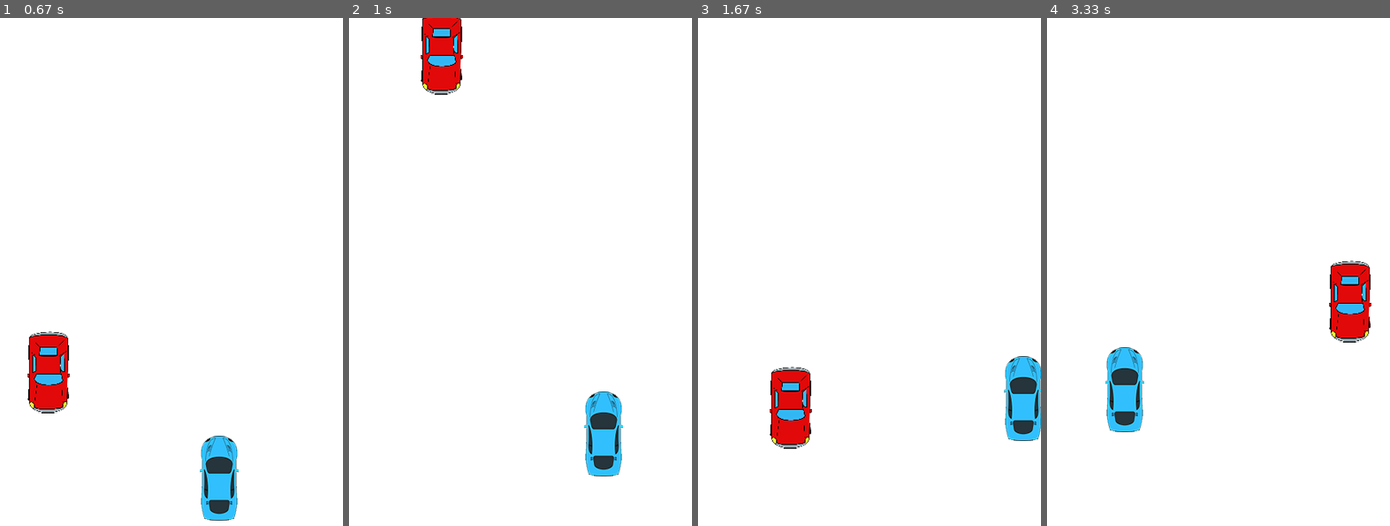
Above: before the commit, frames 1-4 (left to right).
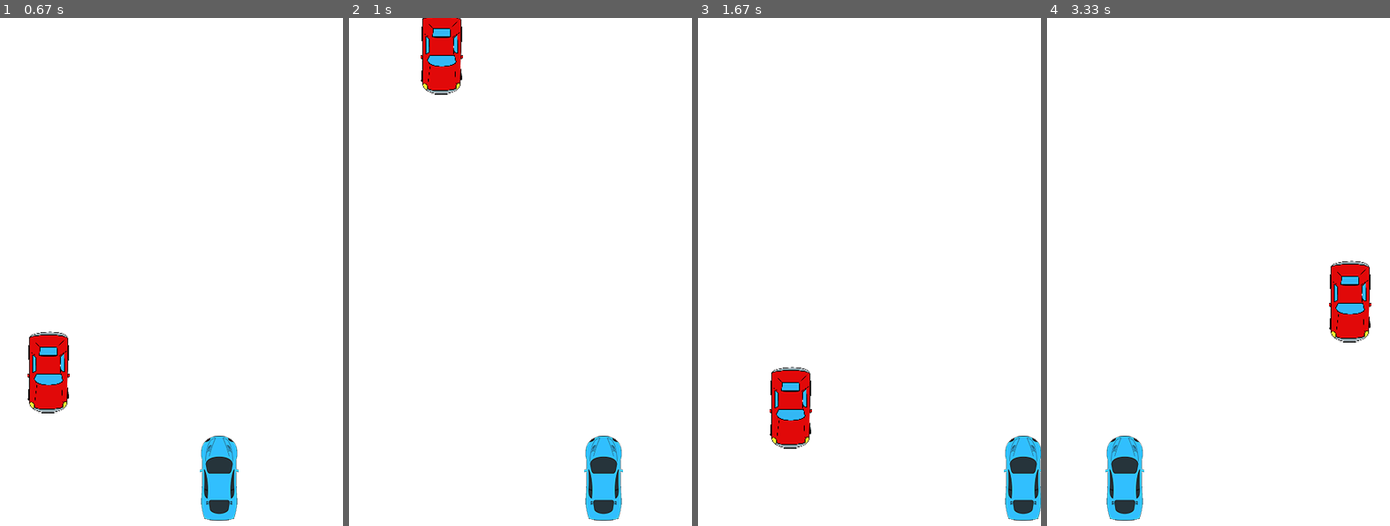
Above: after the commit, the same moments.

Repository: BenjaminLawrence/LearningPyGame
Game: pygame game, started from main.py
Two runs of this game, one before a commit and one after it. Both use one fixed random seed, a clock stepped at 60 frames per second and the inputs below.
Inputs:
- Up to frame 1 (0.67 s): hold Right from 0.33 s (still down)
- Up to frame 2 (1 s): release Right at 0.8 s; hold Up from 0.83 s (still down)
- Up to frame 3 (1.67 s): release Up at 1.13 s; hold Right 1.17-1.63 s
- Up to frame 4 (3.33 s): hold Left 1.67-2.2 s; hold Down 2.23-2.53 s; hold Left 2.57-2.97 s; hold Up from 3 s (still down)

Frame 1 is identical in both runs. In frame 2, 2.2% of the frame differs, in the area x 68-80%, y 73-99%; in frame 3, 3.2%; in frame 4, 3.3%, in the area x 17-29%, y 64-99%.

Commit message:
Remove vertical controls
Removed the forward and backwards controls for the player.

Diff:
--- a/player.py
+++ b/player.py
@@ -11,10 +11,10 @@
 
     def update(self):
         pressed_keys = pygame.key.get_pressed()
-        if pressed_keys[K_UP]:
+        """if pressed_keys[K_UP]:
             self.rect.move_ip(0, -5)
         if pressed_keys[K_DOWN]:
-            self.rect.move_ip(0, 5)
+            self.rect.move_ip(0, 5)"""
         if self.rect.left > 0:
             if pressed_keys[K_LEFT]:
                 self.rect.move_ip(-5, 0)
